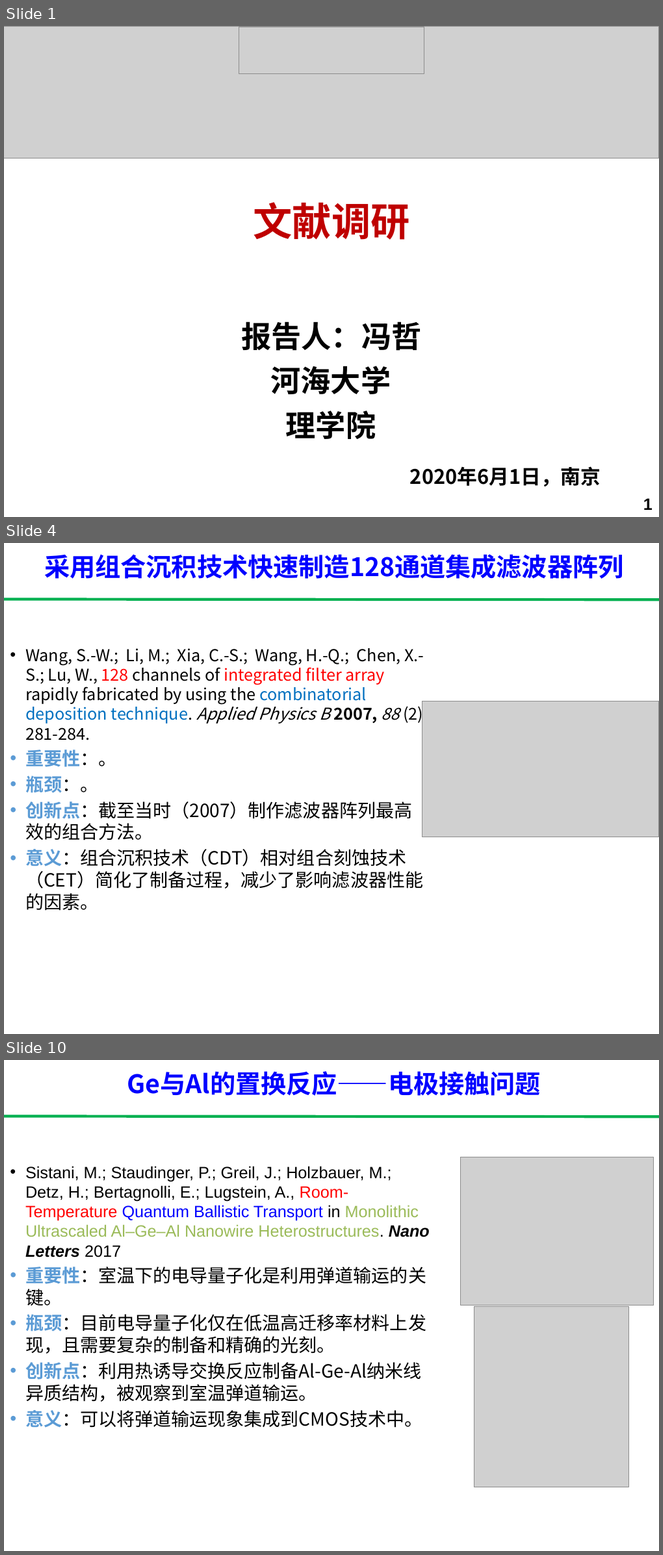
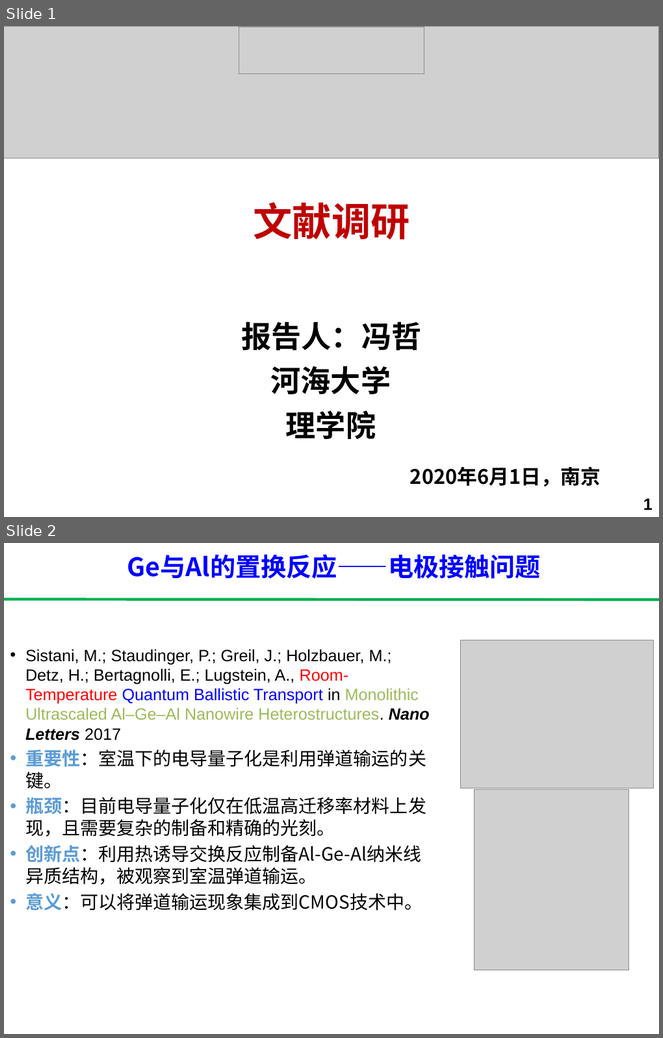
Before and after one commit to ph3n92h3/literature_research, a slide deck: literature_research.pptx. Shown one above the other, each under a label of ours: slides 1, 4 and 10 before the commit, slides 1 and 2 after it; the slides between them are not shown. The pictures are 663x1555 and 663x1038 pixels, drawn with LibreOffice and Linux fonts; fonts in the diff are those of the drawing; grey boxes stand for pictures. Boxes give left, top, right and bottom in pixels: in the first picture for what was removed or moved away, otherwise in the second. Text is boxed around its words. In the diff, an @@ line names an element or a change of style, - is before the commit and + after.

```diff
--- a/literature_research.pptx
+++ b/literature_research.pptx
@@ slide 4 removed at [4, 543, 659, 1034], background #FFFFFF @@
@@ text removed at [44, 554, 623, 579] @@
-采用组合沉积技术快速制造128通道集成滤波器阵列
@@ line removed from (659, 600) to (4, 600) @@
@@ text removed at [25, 648, 428, 911] @@
-• Wang, S.-W.; Li, M.; Xia, C.-S.; Wang, H.-Q.; Chen, X.-S.; Lu, W., 128 channels of integrated filter array rapidly fabricated by using the combinatorial deposition technique. Applied Physics B 2007, 88 (2), 281-284.
-• 重要性：。
-• 瓶颈：。
-• 创新点：截至当时（2007）制作滤波器阵列最高效的组合方法。
-• 意义：组合沉积技术（CDT）相对组合刻蚀技术（CET）简化了制备过程，减少了影响滤波器性能的因素。
@@ picture removed at [422, 701, 659, 837] @@
@@ what was slide 10 is now slide 2 @@
```
Also in this commit, not shown: 7 other slides removed, 21 other files.
